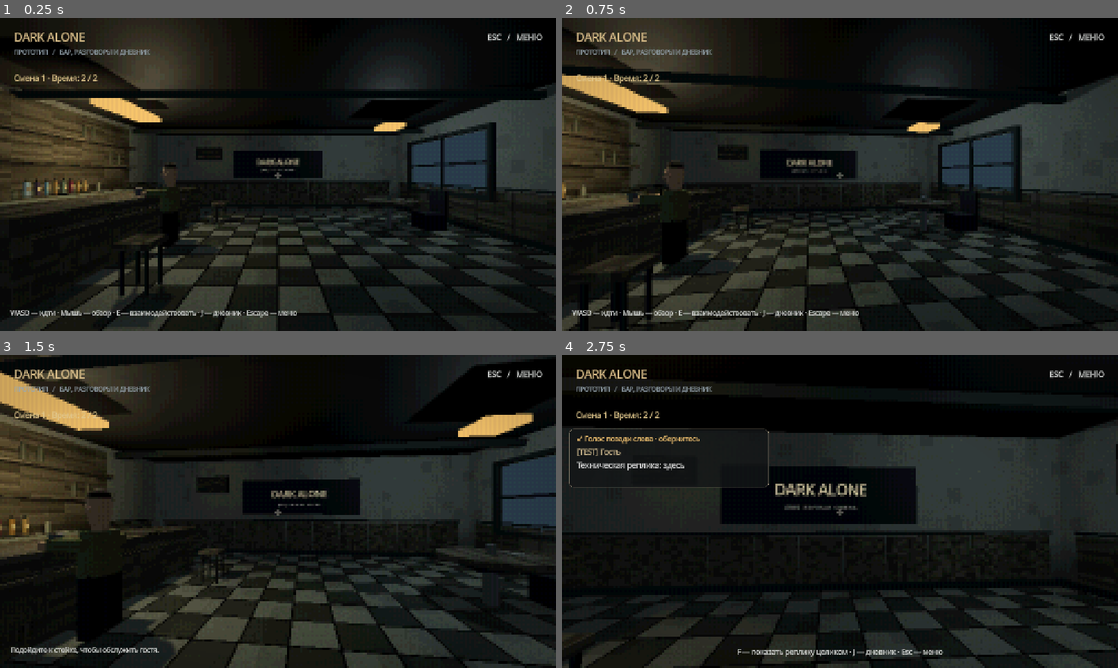
Above: before the commit, frames 1-4 (two rows, left to right).
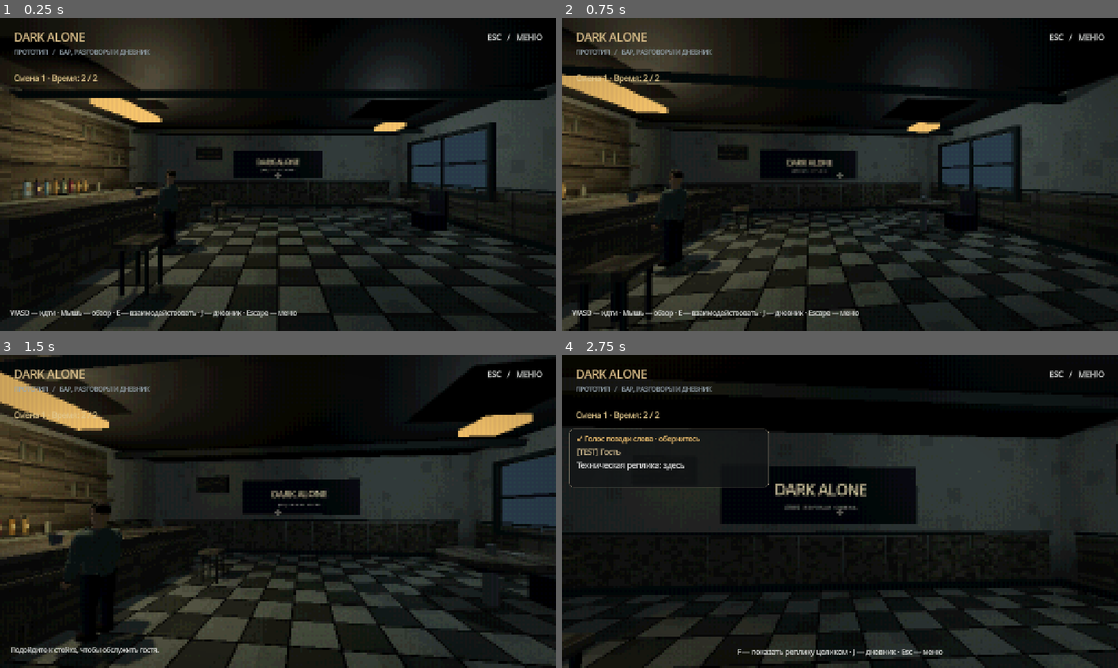
Above: after the commit, the same moments.

Repository: ZetMGC/Dark-Alone
Game: Godot game, scene res://scenes/main/main.tscn
Two runs of this game, one before a commit and one after it. Both use one fixed random seed, a clock stepped at 60 frames per second and the inputs below.
Inputs (mouse positions are in pixels of both pictures, inside the frame that each line leads up to):
- Up to frame 1 (0.25 s): no input
- Up to frame 2 (0.75 s): tap Enter at 0.5 s; move the mouse to (867, 174) at 0.52 s; hold W (move_forward) from 0.53 s (still down); hold Right mouse button (look) from 0.53 s (still down); click (867, 174) at 0.67 s
- Up to frame 3 (1.5 s): keep holding W (move_forward); tap B (serve) at 0.8, 1.35 s; move the mouse to (250, 511) at 1.27 s; release Right mouse button (look) at 1.28 s
- Up to frame 4 (2.75 s): keep holding W (move_forward); tap T (talk) at 1.55 s; move the mouse to (851, 505) at 2.02 s; hold T (talk) from 2.03 s (still down); right-click (851, 505) at 2.3 s

The runs differ from the first frame. In frame 1, 0.3% of the frame differs, in the area x 25-40%, y 46-77%; in frame 2, 0.5%; in frame 3, 1.3%, in the area x 4-32%, y 42-100%; in frame 4, nothing differs.

Commit message:
feat: add textured TEST visitor prototype with articulated body

Diff:
--- /dev/null
+++ b/scenes/characters/visitor_model.tscn
@@ -0,0 +1,6 @@
+[gd_scene load_steps=2 format=3]
+
+[ext_resource type="Script" path="res://scripts/characters/visitor_model.gd" id="1"]
+
+[node name="VisitorModel" type="Node3D"]
+script = ExtResource("1")
--- /dev/null
+++ b/scripts/characters/visitor_model.gd
@@ -0,0 +1,243 @@
+class_name VisitorModel
+extends Node3D
+## CHAR-01: собственный TEST-макет. +Z — лицо, ноги y=-1.65, центр головы y=0.
+## Жёсткие сегменты на Skeleton3D; это не готовый персонаж с мягкой деформацией.
+
+var skeleton: Skeleton3D
+var talking: bool = false
+var _time: float = 0.0
+var _bones: Dictionary = {}
+var _skin: StandardMaterial3D
+var _cloth: StandardMaterial3D
+var _dark: StandardMaterial3D
+var _hair: StandardMaterial3D
+
+
+func _ready() -> void:
+	skeleton = Skeleton3D.new()
+	skeleton.name = "Skeleton3D"
+	add_child(skeleton)
+	_skin = _material(Color(0.52, 0.40, 0.30))
+	_cloth = _fabric(Color(0.25, 0.31, 0.29))
+	_dark = _fabric(Color(0.11, 0.12, 0.14))
+	_hair = _material(Color(0.075, 0.057, 0.046))
+	_bone("Pelvis", "", Vector3(0, -0.87, 0))
+	_bone("Chest", "Pelvis", Vector3(0, 0.40, 0))
+	_bone("Head", "Chest", Vector3(0, 0.47, 0))
+	var torso := _attachment("Chest")
+	_rings(torso, "Jacket", [Vector4(-0.38, 0.19, 0.12, 0), Vector4(-0.22, 0.20, 0.13, 0), Vector4(0.02, 0.23, 0.135, 0), Vector4(0.18, 0.225, 0.12, 0), Vector4(0.23, 0.13, 0.09, 0)], _cloth, 12)
+	_box(torso, "Undershirt", Vector3(0, 0.13, 0.118), Vector3(0.16, 0.21, 0.026), _dark)
+	for side in [-1, 1]:
+		var suffix := "L" if side < 0 else "R"
+		_bone("UpperArm" + suffix, "Chest", Vector3(side * 0.225, 0.13, 0))
+		_bone("Forearm" + suffix, "UpperArm" + suffix, Vector3(side * 0.055, -0.27, 0.045))
+		_bone("Hand" + suffix, "Forearm" + suffix, Vector3(-side * 0.025, -0.24, 0.115))
+		var arm := _attachment("UpperArm" + suffix)
+		var shoulder := MeshInstance3D.new()
+		var cap := SphereMesh.new()
+		cap.radius = 0.085
+		cap.height = 0.17
+		cap.radial_segments = 8
+		cap.rings = 4
+		shoulder.mesh = cap
+		shoulder.material_override = _cloth
+		arm.add_child(shoulder)
+		_tube(arm, "Sleeve", Vector3.ZERO, Vector3(side * 0.055, -0.28, 0.045), 0.09, 0.070, _cloth)
+		var forearm := _attachment("Forearm" + suffix)
+		_tube(forearm, "Sleeve", Vector3.ZERO, Vector3(-side * 0.025, -0.24, 0.115), 0.073, 0.057, _cloth)
+		_tube(forearm, "Cuff", Vector3(-side * 0.023, -0.22, 0.105), Vector3(-side * 0.025, -0.245, 0.118), 0.059, 0.058, _dark)
+		var hand := _attachment("Hand" + suffix)
+		_tube(hand, "Palm", Vector3.ZERO, Vector3(0, -0.075, 0.025), 0.043, 0.039, _skin)
+		for finger in 4:
+			var x := (finger - 1.5) * 0.018
+			_tube(hand, "Finger%d" % finger, Vector3(x, -0.065, 0.035), Vector3(x, -0.12 + absf(finger - 1.5) * 0.012, 0.055), 0.010, 0.008, _skin, 5)
+		_tube(hand, "Thumb", Vector3(side * 0.038, -0.012, 0.015), Vector3(side * 0.053, -0.064, 0.043), 0.016, 0.011, _skin, 6)
+		_bone("Thigh" + suffix, "Pelvis", Vector3(side * 0.107, 0, 0))
+		_bone("Shin" + suffix, "Thigh" + suffix, Vector3(side * 0.018, -0.35, 0.028))
+		_bone("Foot" + suffix, "Shin" + suffix, Vector3(0, -0.34, -0.01))
+		_tube(_attachment("Thigh" + suffix), "Trouser", Vector3(0, 0.07, 0), Vector3(side * 0.018, -0.36, 0.028), 0.115, 0.083, _dark)
+		_tube(_attachment("Shin" + suffix), "Trouser", Vector3.ZERO, Vector3(0, -0.34, -0.01), 0.083, 0.065, _dark)
+		var foot := _attachment("Foot" + suffix)
+		var shoe := Node3D.new()
+		shoe.position.z = 0.05
+		foot.add_child(shoe)
+		_rings(shoe, "Shoe", [Vector4(-0.09, 0.07, 0.15, 0), Vector4(-0.065, 0.075, 0.15, 0), Vector4(-0.015, 0.067, 0.13, 0), Vector4(0.025, 0.052, 0.08, 0)], _hair, 10)
+		var pocket := _box(torso, "Pocket" + suffix, Vector3(side * 0.136, 0.015, 0.128), Vector3(0.103, 0.12, 0.018), _cloth)
+		pocket.rotation.z = side * 0.035
+		var collar := _box(torso, "Collar" + suffix, Vector3(side * 0.065, 0.183, 0.12), Vector3(0.068, 0.15, 0.025), _cloth)
+		collar.rotation.z = side * 0.48
+		for button in 4:
+			_box(torso, "Button%s%d" % [suffix, button], Vector3(side * 0.022, 0.06 - button * 0.11, 0.141), Vector3(0.009, 0.009, 0.005), _hair)
+	_tube(_attachment("Head"), "Neck", Vector3(0, -0.26, 0), Vector3(0, -0.10, 0), 0.065, 0.067, _skin)
+	var head_shape := Node3D.new()
+	head_shape.name = "HeadShape"
+	head_shape.scale = Vector3.ONE * 0.85
+	head_shape.position.y = -0.07
+	_attachment("Head").add_child(head_shape)
+	_build_head(head_shape)
+	skeleton.reset_bone_poses()
+
+
+func _bone(label: String, parent: String, offset: Vector3) -> void:
+	var index := skeleton.get_bone_count()
+	skeleton.add_bone(label)
+	_bones[label] = index
+	if not parent.is_empty():
+		skeleton.set_bone_parent(index, _bones[parent])
+	skeleton.set_bone_rest(index, Transform3D(Basis.IDENTITY, offset))
+
+
+func _attachment(label: String) -> BoneAttachment3D:
+	var attachment := BoneAttachment3D.new()
+	attachment.name = label + "Parts"
+	attachment.bone_name = label
+	skeleton.add_child(attachment)
+	return attachment
+
+
+func _material(color: Color) -> StandardMaterial3D:
+	var material := StandardMaterial3D.new()
+	material.albedo_color = color
+	material.roughness = 0.95
+	return material
+
+
+func _fabric(color: Color) -> StandardMaterial3D:
+	# Собственная кодовая фактура ткани; воспроизводима без сторонних изображений.
+	var image := Image.create(128, 128, false, Image.FORMAT_RGB8)
+	for y in 128:
+		for x in 128:
+			var grain := float((x * 17 + y * 31 + x * y * 7) % 19) / 19.0
+			var fold := pow(absf(sin(x * 0.17 + sin(y * 0.045) * 2.0)), 12.0)
+			image.set_pixel(x, y, Color.WHITE * (0.76 + grain * 0.16 - fold * 0.16))
+	var material := _material(color)
+	material.albedo_texture = ImageTexture.create_from_image(image)
+	material.texture_filter = BaseMaterial3D.TEXTURE_FILTER_NEAREST
+	return material
+
+
+func _box(parent: Node3D, label: String, center: Vector3, size: Vector3, material: Material) -> MeshInstance3D:
+	var mesh := BoxMesh.new()
+	mesh.size = size
+	var part := MeshInstance3D.new()
+	part.name = label
+	part.mesh = mesh
+	part.material_override = material
+	part.position = center
+	parent.add_child(part)
+	return part
+
+
+func _tube(parent: Node3D, label: String, start: Vector3, end: Vector3, radius_a: float, radius_b: float, material: Material, segments: int = 8) -> void:
+	var length := start.distance_to(end)
+	var mesh := CylinderMesh.new()
+	mesh.top_radius = radius_a
+	mesh.bottom_radius = radius_b
+	mesh.height = length
+	mesh.radial_segments = segments
+	mesh.rings = 2
+	var part := MeshInstance3D.new()
+	part.name = label
+	part.mesh = mesh
+	part.material_override = material
+	part.position = (start + end) * 0.5
+	part.quaternion = Quaternion(Vector3.UP, (start - end).normalized())
+	parent.add_child(part)
+
+
+func _rings(parent: Node3D, label: String, rings: Array, material: Material, segments: int) -> void:
+	var tool := SurfaceTool.new()
+	tool.begin(Mesh.PRIMITIVE_TRIANGLES)
+	for row in rings.size() - 1:
+		for column in segments:
+			for corner in [Vector2i(0, 0), Vector2i(0, 1), Vector2i(1, 0), Vector2i(1, 0), Vector2i(0, 1), Vector2i(1, 1)]:
+				var ring: Vector4 = rings[row + corner.y]
+				var angle: float = TAU * (column + corner.x) / float(segments)
+				tool.set_uv(Vector2((column + corner.x) / float(segments), (row + corner.y) / float(rings.size() - 1)))
+				tool.add_vertex(Vector3(sin(angle) * ring.y, ring.x, cos(angle) * ring.z))
+	tool.generate_normals()
+	var part := MeshInstance3D.new()
+	part.name = label
+	part.mesh = tool.commit()
+	part.material_override = material
+	parent.add_child(part)
+
+
+func _build_head(parent: Node3D) -> void:
+	# Фронтальная проекция только на переднюю половину; затылок не повторяет лицо.
+	var face := _material(Color.WHITE)
+	face.albedo_texture = load("res://assets/characters/test_visitor/face.png")
+	face.texture_filter = BaseMaterial3D.TEXTURE_FILTER_NEAREST
+	face.cull_mode = BaseMaterial3D.CULL_DISABLED
+	var tool := SurfaceTool.new()
+	tool.begin(Mesh.PRIMITIVE_TRIANGLES)
+	# y, ширина, глубина: подбородок -> темя.
+	var rings := [Vector3(-0.145, 0.060, 0.065), Vector3(-0.10, 0.095, 0.085), Vector3(-0.045, 0.115, 0.097), Vector3(0.015, 0.126, 0.105), Vector3(0.080, 0.123, 0.103), Vector3(0.145, 0.109, 0.091), Vector3(0.205, 0.060, 0.055), Vector3(0.22, 0.004, 0.004)]
+	var texture_widths := [0.10, 0.235, 0.275, 0.30, 0.335, 0.345, 0.23, 0.04]
+	for row in rings.size() - 1:
+		for column in 16:
+			for corner in [Vector2i(0, 0), Vector2i(0, 1), Vector2i(1, 0), Vector2i(1, 0), Vector2i(0, 1), Vector2i(1, 1)]:
+				var ring: Vector3 = rings[row + corner.y]
+				var angle: float = -PI / 2 + PI * (column + corner.x) / 16.0
+				var x := sin(angle) * ring.y
+				var z := cos(angle) * ring.z
+				# Объём переносицы/носа, губ и надбровья — в самой геометрии.
+				z += exp(-pow(x / 0.025, 2)) * exp(-pow((ring.x + 0.025) / 0.042, 2)) * 0.043
+				z += exp(-pow(x / 0.05, 2)) * exp(-pow((ring.x + 0.085) / 0.018, 2)) * 0.009
+				tool.set_uv(Vector2(0.5 + sin(angle) * texture_widths[row + corner.y], 0.05 + (0.22 - ring.x) / 0.365 * 0.89))
+				tool.add_vertex(Vector3(x, ring.x, z))
+	tool.generate_normals()
+	var front := MeshInstance3D.new()
+	front.name = "Face"
+	front.mesh = tool.commit()
+	front.material_override = face
+	parent.add_child(front)
+	# Задняя половина головы, уши и отдельный объём волос.
+	var skull := SphereMesh.new()
+	skull.radius = 0.125
+	skull.height = 0.345
+	skull.radial_segments = 16
+	skull.rings = 8
+	var back := MeshInstance3D.new()
+	back.name = "Skull"
+	back.mesh = skull
+	back.material_override = _skin
+	back.position = Vector3(0, 0.035, -0.036)
+	back.scale.z = 0.79
+	parent.add_child(back)
+	for side in [-1, 1]:
+		var ear := MeshInstance3D.new()
+		var ear_mesh := SphereMesh.new()
+		ear_mesh.radius = 0.025
+		ear_mesh.height = 0.062
+		ear_mesh.radial_segments = 8
+		ear_mesh.rings = 4
+		ear.mesh = ear_mesh
+		ear.material_override = _skin
+		ear.position = Vector3(side * 0.123, 0.008, -0.012)
+		ear.scale.x = 0.55
+		parent.add_child(ear)
+	# Отдельный затылок с волосами: лоб и лицо не дублируются сзади.
+	var rear_hair := MeshInstance3D.new()
+	var rear_mesh := SphereMesh.new()
+	rear_mesh.radius = 0.127
+	rear_mesh.height = 0.25
+	rear_mesh.radial_segments = 14
+	rear_mesh.rings = 6
+	rear_hair.mesh = rear_mesh
+	rear_hair.material_override = _hair
+	rear_hair.position = Vector3(0, 0.085, -0.055)
+	rear_hair.scale.z = 0.70
+	parent.add_child(rear_hair)
+	_rings(parent, "Hair", [Vector4(0.105, 0.121, 0.075, 0), Vector4(0.175, 0.110, 0.065, 0), Vector4(0.224, 0.069, 0.040, 0), Vector4(0.24, 0.001, 0.001, 0)], _hair, 14)
+
+
+func _process(delta: float) -> void:
+	if not is_visible_in_tree():
+		return
+	_time += delta
+	skeleton.set_bone_pose_rotation(_bones.Chest, Quaternion.from_euler(Vector3(sin(_time * 1.3) * 0.008, 0, 0)))
+	skeleton.set_bone_pose_rotation(_bones.Head, Quaternion.from_euler(Vector3(sin(_time * 0.8) * 0.012, sin(_time * 0.37) * 0.055, 0.012)))
+	var gesture := sin(_time * 1.7) * 0.10 if talking else sin(_time * 0.7) * 0.015
+	skeleton.set_bone_pose_rotation(_bones.ForearmR, Quaternion.from_euler(Vector3(-gesture, 0, -gesture * 0.4)))
+	skeleton.set_bone_pose_rotation(_bones.HandR, Quaternion.from_euler(Vector3(0, gesture * 0.5, 0)))
--- a/scripts/presentation/guest_art.gd
+++ b/scripts/presentation/guest_art.gd
@@ -2,8 +2,10 @@
 ## TEST-внешность с заменяемой анатомией лица, без канонической личности.
 
 static var _appearance: StringName = &"test_face_a"
+static var _prototype_enabled: bool = true
 var _face: TestFace
 var _control: OptionButton
+var _prototype: VisitorModel
 
 
 func _ready() -> void:
@@ -23,22 +25,47 @@
 		get_node(name).mesh = mesh
 	_face = $TestFace
 	_face.set_appearance(_appearance)
+	_prototype = preload("res://scenes/characters/visitor_model.tscn").instantiate()
+	_prototype.rotation.y = PI / 2
+	add_child(_prototype)
+	_update_visibility()
 
 
 func configure_controls(hud: NavigationHUD) -> void:
 	_control = hud.get_node("%TestFace")
-	_control.select(TestFace.get_appearance_ids().find(_appearance))
-	_control.item_selected.connect(func(index: int) -> void: set_test_appearance(TestFace.get_appearance_ids()[index]))
+	_control.add_item("D · Текстурированный посетитель", 3)
+	_control.select(3 if _prototype_enabled else TestFace.get_appearance_ids().find(_appearance))
+	_control.item_selected.connect(func(index: int) -> void:
+		set_test_appearance(&"test_visitor" if index == 3 else TestFace.get_appearance_ids()[index])
+	)
+	var session := hud.get_parent().get_node("NarrativeSession") as NarrativeSession
+	session.mode_changed.connect(func(mode: StringName) -> void:
+		_prototype.talking = mode == NarrativeSession.DIALOGUE
+	)
 
 
 func set_test_appearance(id: StringName) -> bool:
+	if id == &"test_visitor":
+		_prototype_enabled = true
+		_update_visibility()
+		if is_instance_valid(_control):
+			_control.select(3)
+		return true
 	if not _face.set_appearance(id):
 		return false
 	_appearance = id
+	_prototype_enabled = false
+	_update_visibility()
 	if is_instance_valid(_control):
 		_control.select(TestFace.get_appearance_ids().find(id))
 	return true
 
 
 func get_test_appearance() -> StringName:
-	return _appearance
+	return &"test_visitor" if _prototype_enabled else _appearance
+
+
+func _update_visibility() -> void:
+	for child in get_children():
+		if child is Node3D:
+			child.visible = _prototype_enabled if child == _prototype else not _prototype_enabled
--- /dev/null
+++ b/tests/visitor_model_test.gd
@@ -0,0 +1,83 @@
+extends Node
+
+var _checks: int = 0
+var _failures: int = 0
+
+
+func _ready() -> void:
+	_run.call_deferred()
+
+
+func _expect(value: bool, message: String) -> void:
+	_checks += 1
+	if not value:
+		_failures += 1
+		printerr("FAIL: " + message)
+
+
+func _run() -> void:
+	get_tree().create_timer(25).timeout.connect(func() -> void: get_tree().quit(1))
+	get_window().size = Vector2i(1280, 720)
+	var main := preload("res://scenes/main/main.tscn").instantiate()
+	main.checkpoint_enabled = false
+	main.preferences_enabled = false
+	main.free_roam_enabled = false
+	add_child(main)
+	var art := main.get_node("DialogueTrigger/Body")
+	var guest: ServiceGuest = main.get_node("DialogueTrigger")
+	var session: NarrativeSession = main.get_node("NarrativeSession")
+	var rig: AnchorCamera = main.get_node("AnchorCamera")
+	var model: VisitorModel = art.get_node("VisitorModel")
+	_expect(art.get_test_appearance() == &"test_visitor" and model.visible, "New TEST model is default")
+	_expect(not art.get_node("TestFace").visible and not art.get_node("Torso").visible, "No overlapping legacy geometry")
+	_expect(model.skeleton.get_bone_count() == 15, "Fifteen bones for body, head, arms and legs")
+	for index in model.skeleton.get_bone_count():
+		var origin := model.skeleton.get_bone_global_pose(index).origin
+		_expect(origin.is_finite(), "Finite bone transform")
+	_expect(model.skeleton.get_bone_global_pose(2).origin.y > -0.01, "Head rest pose above pelvis")
+	var count := 0
+	for node in model.find_children("*", "MeshInstance3D", true, false):
+		count += 1
+		_expect(node.mesh != null and node.mesh.get_aabb().size.length() > 0, "Nonempty mesh")
+	_expect(count > 30, "Full body with clothing and fingers")
+	var hand_before := model.skeleton.get_bone_pose_rotation(model.skeleton.find_bone("ForearmR"))
+	await get_tree().create_timer(0.3).timeout
+	_expect(model.skeleton.get_bone_pose_rotation(model.skeleton.find_bone("ForearmR")) != hand_before, "Idle pose evolves")
+	var collider: Shape3D = guest.get_node("Collision").shape
+	var transform_before := guest.transform
+	var control: OptionButton = main.get_node("NavigationHUD/%TestFace")
+	control.item_selected.emit(0)
+	_expect(not model.visible and art.get_node("TestFace").visible, "Legacy comparison toggles whole body")
+	control.item_selected.emit(3)
+	_expect(model.visible and not art.get_node("TestFace").visible, "Menu restores model D")
+	_expect(not art.set_test_appearance(&"bad") and model.visible, "Unknown appearance preserves model")
+	rig.request_move(&"counter")
+	await rig.anchor_reached
+	main.start_test_dialogue()
+	_expect(session.mode == NarrativeSession.DIALOGUE and model.talking, "Conversation enables gesture")
+	var node_before := session.runner.current_node_id
+	art.set_test_appearance(&"test_face_b")
+	art.set_test_appearance(&"test_visitor")
+	_expect(session.runner.current_node_id == node_before, "Appearance keeps dialogue state")
+	session.cancel_dialogue()
+	_expect(not model.talking, "Gesture stops outside conversation")
+	main.open_service_menu()
+	session.serve_drink(&"test_water")
+	_expect(session.service.served and guest.get_node("ServedGlass").visible, "Drink remains visible")
+	_expect(guest.get_node("Collision").shape == collider and guest.transform == transform_before, "Collider and guest location preserved")
+	if DisplayServer.get_name() != "headless":
+		main.get_node("NavigationHUD/Screen").hide()
+		guest.get_node("ServedGlass/Label").hide()
+		DirAccess.make_dir_recursive_absolute("res://artifacts/visitor")
+		await get_tree().process_frame
+		await RenderingServer.frame_post_draw
+		_expect(get_viewport().get_texture().get_image().save_png("res://artifacts/visitor/bar.png") == OK, "Capture actual bar view")
+	main.queue_free()
+	await get_tree().process_frame
+	main = preload("res://scenes/main/main.tscn").instantiate()
+	main.checkpoint_enabled = false
+	main.preferences_enabled = false
+	add_child(main)
+	_expect(main.get_node("DialogueTrigger/Body").get_test_appearance() == &"test_visitor", "Model survives scene replacement")
+	print("%s: visitor model, %d checks, %d failures" % ["PASS" if _failures == 0 else "FAIL", _checks, _failures])
+	get_tree().quit(0 if _failures == 0 else 1)
--- /dev/null
+++ b/tests/visitor_model_test.tscn
@@ -0,0 +1,6 @@
+[gd_scene load_steps=2 format=3]
+
+[ext_resource type="Script" path="res://tests/visitor_model_test.gd" id="1"]
+
+[node name="VisitorModelTest" type="Node"]
+script = ExtResource("1")
--- /dev/null
+++ b/tools/capture_visitor.gd
@@ -0,0 +1,64 @@
+extends SceneTree
+## Реальный GPU-снимок тестовой модели; --headless пригоден только для export.
+
+func _initialize() -> void:
+	_run.call_deferred()
+
+
+func _run() -> void:
+	root.size = Vector2i(1100, 850)
+	var stage := Node3D.new()
+	root.add_child(stage)
+	var model := preload("res://scenes/characters/visitor_model.tscn").instantiate()
+	stage.add_child(model)
+	var environment := WorldEnvironment.new()
+	environment.environment = Environment.new()
+	environment.environment.background_mode = Environment.BG_COLOR
+	environment.environment.background_color = Color(0.065, 0.072, 0.075)
+	environment.environment.ambient_light_source = Environment.AMBIENT_SOURCE_COLOR
+	environment.environment.ambient_light_color = Color(0.7, 0.75, 0.8)
+	environment.environment.ambient_light_energy = 0.6
+	stage.add_child(environment)
+	var key := DirectionalLight3D.new()
+	key.rotation_degrees = Vector3(-25, -30, 0)
+	key.light_color = Color(1, 0.88, 0.73)
+	key.light_energy = 1.4
+	stage.add_child(key)
+	var camera := Camera3D.new()
+	stage.add_child(camera)
+	camera.position = Vector3(0.7, -0.45, 2.8)
+	camera.look_at(Vector3(0, -0.65, 0))
+	camera.fov = 43
+	await process_frame
+	await process_frame
+	DirAccess.make_dir_recursive_absolute("res://artifacts/visitor")
+	if DisplayServer.get_name() != "headless":
+		for angle in [0, 65, 150]:
+			model.rotation.y = deg_to_rad(angle)
+			await process_frame
+			await RenderingServer.frame_post_draw
+			root.get_texture().get_image().save_png("res://artifacts/visitor/studio_%d.png" % angle)
+		model.rotation.y = 0
+		camera.position = Vector3(0.14, 0.02, 0.83)
+		camera.look_at(Vector3(0, -0.02, 0))
+		await process_frame
+		await RenderingServer.frame_post_draw
+		root.get_texture().get_image().save_png("res://artifacts/visitor/face.png")
+	# Статическая переносимая модель для Blender; анимация остаётся в native-сцене.
+	var document := GLTFDocument.new()
+	var state := GLTFState.new()
+	var result := document.append_from_scene(model, state)
+	if result == OK:
+		result = document.write_to_filesystem(state, "res://artifacts/visitor/test_visitor.glb")
+	if result == OK:
+		var round_trip := GLTFState.new()
+		result = document.append_from_file("res://artifacts/visitor/test_visitor.glb", round_trip)
+		if result == OK:
+			var restored := document.generate_scene(round_trip)
+			var meshes := restored.find_children("*", "MeshInstance3D", true, false)
+			print("GLB round trip meshes: ", meshes.size())
+			if meshes.size() < 30:
+				result = ERR_INVALID_DATA
+			restored.free()
+	print("Visitor GLB export: ", result)
+	quit(0 if result == OK else 1)
Binary file added: assets/characters/test_visitor/face.png
Not shown, added: assets/characters/test_visitor/face.png.import
Not shown, added: scripts/characters/visitor_model.gd.uid
Not shown, added: tests/visitor_model_test.gd.uid
Not shown, added: assets/characters/test_visitor/PROMPT.md
Not shown, changed: docs/ARCHITECTURE.md
Not shown, changed: docs/ASSETS.md
Not shown, changed: docs/BACKLOG.md
Not shown, changed: docs/CHARACTER_DIRECTION.md
Not shown, added: docs/CHARACTER_PROTOTYPE.md
Not shown, changed: docs/CONTRACTS.md
Not shown, changed: docs/HANDOFF.md
(and 5 more such lines)
